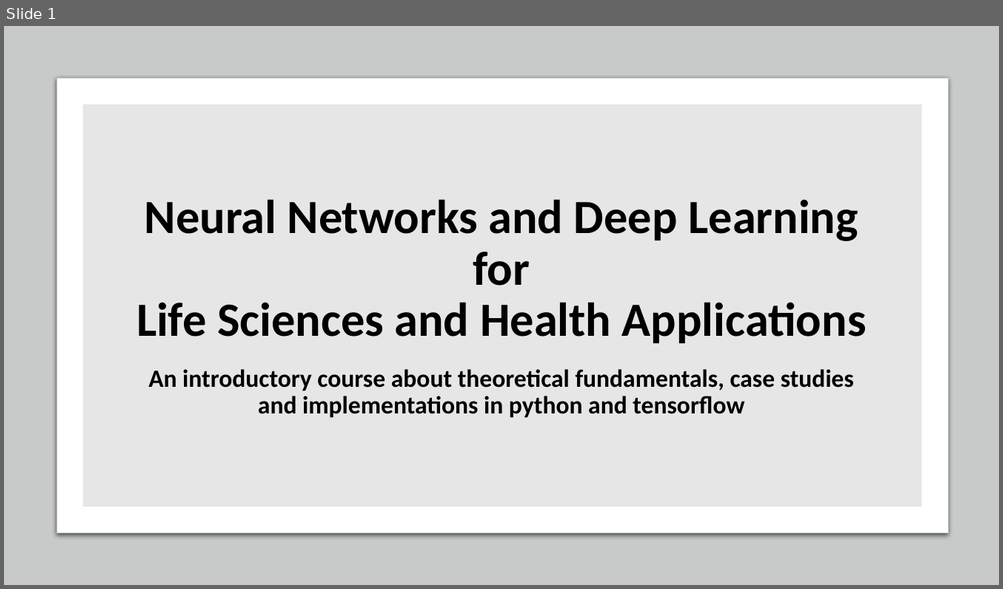
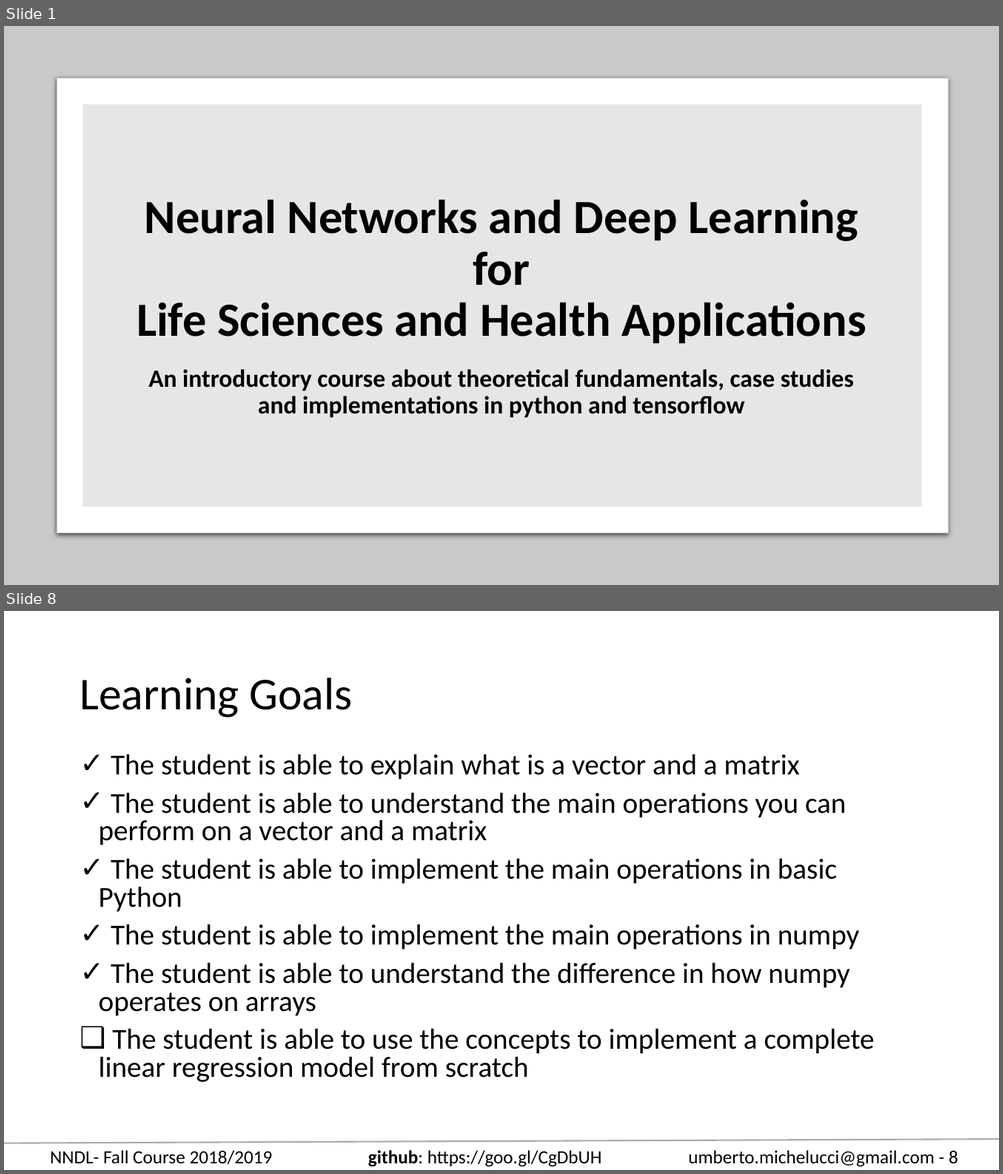
Before and after one commit to toelt-llc/COURSE-zhaw-dlcourse-spring2019, a slide deck: Week 1 - Mathematic introduction/Week1_learning_goals_material.pptx. Shown one above the other, each under a label of ours: slide 1 before the commit, slides 1 and 8 after it; the slides between them are not shown. The pictures are 1003x589 and 1003x1174 pixels, drawn with LibreOffice and Linux fonts; fonts in the diff are those of the drawing. Boxes give left, top, right and bottom in pixels: in the first picture for what was removed or moved away, otherwise in the second. Text is boxed around its words. In the diff, an @@ line names an element or a change of style, - is before the commit and + after.

```diff
--- a/Week 1 - Mathematic introduction/Week1_learning_goals_material.pptx
+++ b/Week 1 - Mathematic introduction/Week1_learning_goals_material.pptx
@@ slide 8 added at <box>4,611,999,1170</box>, background #FFFFFF; not listed: 1 template element that a slide beside it also shows @@
@@ title added at <box>79,678,353,718</box>, 44 pt, text #000000 @@
+Learning Goals
@@ text added at <box>99,754,874,1082</box>, 28 pt, text #000000 @@
+✓ The student is able to explain what is a vector and a matrix
+✓ The student is able to understand the main operations you can perform on a vector and a matrix
+✓ The student is able to implement the main operations in basic Python
+✓ The student is able to implement the main operations in numpy
+✓ The student is able to understand the difference in how numpy operates on arrays
+❑ The student is able to use the concepts to implement a complete linear regression model from scratch
@@ text added at <box>50,1150,273,1165</box>, 18 pt, text #000000 @@
+NNDL- Fall Course 2018/2019
@@ text added at <box>368,1150,602,1167</box>, 18 pt, text #000000 @@
+github: https://goo.gl/CgDbUH
@@ text added at <box>688,1150,958,1167</box>, 18 pt, text #000000 @@
+umberto.michelucci@gmail.com - 8
```
Also in this commit, not shown: 2 slides changed, 5 other slides added, 8 other files.
